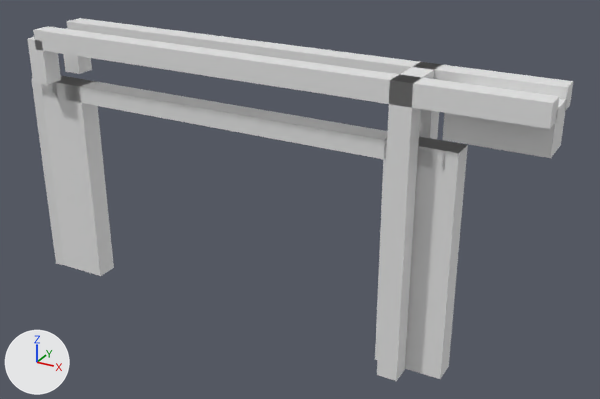
The glTF model models/moordrecht/moordrecht-brug-66bfed95-12/moordrecht-brug-66bfed95-12.glb: old version first, new version second.
The view is the same before and after, from a camera (50 mm lens) standing at (19.6, -28.8, 11.0) and looking at (3.3, 0.8, -3.8). The lights are fixed; the arrows at lower left show +X, +Y and +Z. The older version comes first.

The first picture shows 'building:balans', 'building:balans 2', 'building:contragewicht', 'building:hamei', 'building:hamei 2', 'building:hangstang', 'building:hangstang 2', 'building:portaal', 'road:dek', 'road:landhoofd (aangenomen)', 'road:landhoofd (aangenomen) 2'.
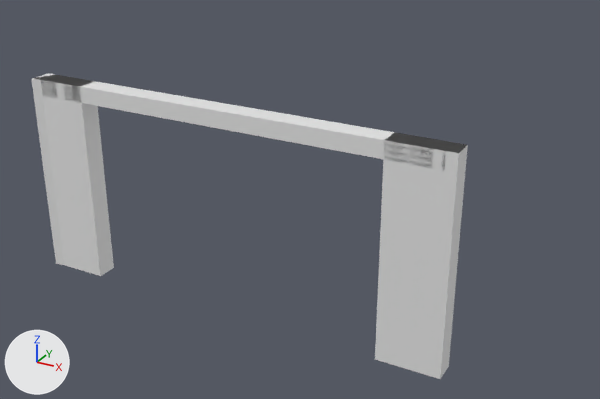
Edits to the scene script, one JSON object a line:
```json
{"op": "remove", "block": "ob_building_hamei", "code": ["ob_building_hamei = bpy.data.objects.new('building:hamei', me_hamei)", "ob_building_hamei.location = (0.0, 0.0, 0.0)"]}
{"op": "remove", "block": "ob_building_hamei_2", "code": ["ob_building_hamei_2 = bpy.data.objects.new('building:hamei 2', me_hamei_2)", "ob_building_hamei_2.location = (0.0, 0.0, 0.0)"]}
{"op": "remove", "block": "ob_building_portaal", "code": ["ob_building_portaal = bpy.data.objects.new('building:portaal', me_portaal)", "ob_building_portaal.location = (0.0, 0.0, 0.0)"]}
{"op": "remove", "block": "ob_building_balans", "code": ["ob_building_balans = bpy.data.objects.new('building:balans', me_balans)", "ob_building_balans.location = (0.0, 0.0, 0.0)"]}
{"op": "remove", "block": "ob_building_hangstang", "code": ["ob_building_hangstang = bpy.data.objects.new('building:hangstang', me_hangstang)", "ob_building_hangstang.location = (0.0, 0.0, 0.0)"]}
{"op": "remove", "block": "ob_building_balans_2", "code": ["ob_building_balans_2 = bpy.data.objects.new('building:balans 2', me_balans_2)", "ob_building_balans_2.location = (0.0, 0.0, 0.0)"]}
{"op": "remove", "block": "ob_building_hangstang_2", "code": ["ob_building_hangstang_2 = bpy.data.objects.new('building:hangstang 2', me_hangstang_2)", "ob_building_hangstang_2.location = (0.0, 0.0, 0.0)"]}
{"op": "remove", "block": "ob_building_contragewicht", "code": ["ob_building_contragewicht = bpy.data.objects.new('building:contragewicht', me_contragewicht)", "ob_building_contragewicht.location = (0.0, 0.0, 0.0)"]}
```

Boxes [x1, y1, x2, y2] around the edits, measured in the pictures (600 x 399 px):
```json
{"object": "building:balans 2", "change": "deleted", "before": [33, 26, 560, 129]}
{"object": "building:hamei 2", "change": "deleted", "before": [377, 75, 420, 381]}
{"object": "building:balans", "change": "deleted", "before": [67, 18, 573, 111]}
{"object": "building:contragewicht", "change": "deleted", "before": [443, 99, 567, 158]}
{"object": "building:hangstang 2", "change": "deleted", "before": [27, 37, 61, 85]}
{"object": "building:hamei", "change": "deleted", "before": [414, 62, 442, 139]}
{"object": "building:hangstang", "change": "deleted", "before": [63, 28, 92, 74]}
{"object": "building:portaal", "change": "deleted", "before": [396, 64, 438, 80]}
```
